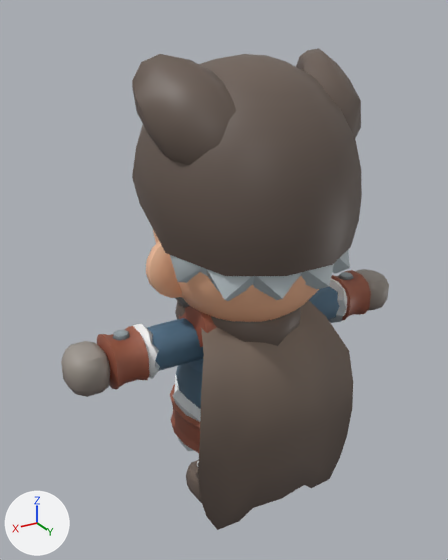
The glTF model packages/ade/src-tauri/nikverse-assets/levels/media/character_agent_barbarian.glb, before and after one commit.
One viewpoint serves both versions: a camera (50 mm lens) standing at (1.3, 1.99, 2.12) and looking at (0.03, -0.12, 1.06). The lights are fixed; the arrows at lower left show +X, +Y and +Z. The first picture is the older version. Objects named as collision shapes, trigger or cutter boxes, shadow casters or lower levels of detail are left out. Where no turn or scale is listed for an object, it has been applied to the vertices. Vertices at exactly the same position are counted once.

Objects in the first picture: 'Barbarian_Cape', 'Barbarian_Hat', 'agent_barbarian_lod0'.
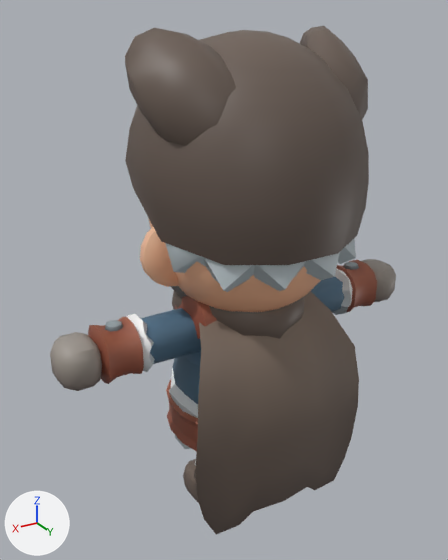
Where the newer file only moved an object's origin or applied its transform, the numbers keep the older frame.

The change, as a list of edits to the scene's bpy script:
```text
Change me_agent_barbarian_lod0_mesh:
    used by ob_agent_barbarian_lod0; location = (0.0, 0.0, 0.0)
    remove me_agent_barbarian_lod0_mesh.from_pydata(...)  # 2095 vertices, 4045 faces; spans x -0.79..0.79, y -0.43..0.37, z 0.0..1.77
    add me_agent_barbarian_lod0_mesh.from_pydata(...)  # 2095 vertices, 4045 faces; spans x -0.82..0.82, y -0.45..0.39, z 0.0..1.85
    me_agent_barbarian_lod0_mesh part 1: the whole mesh is scaled about the mesh origin by 1.05
Change ob_barbarian_hat:
    ob_barbarian_hat.location: (0.0, 0.0, 1.033) -> (0.0, 0.0, 1.069)
    ob_barbarian_hat.scale: (0.81, 0.81, 0.81) -> (0.848, 0.848, 0.848)
Change ob_barbarian_cape:
    ob_barbarian_cape.location: (0.0, 0.0, 1.033) -> (0.0, 0.0, 1.069)
    ob_barbarian_cape.scale: (0.81, 0.81, 0.81) -> (0.848, 0.848, 0.848)
```

Boxes (x1, y1, x2, y2) around the edits, measured in the pictures (448 x 560 px):
'Barbarian_Hat', moved, rescaled (6% wider): before (132, 48, 362, 301); after (125, 26, 369, 292)
'Barbarian_Cape', moved, rescaled: before (198, 300, 353, 530); after (195, 291, 359, 534)
'agent_barbarian_lod0', rescaled: before (61, 230, 389, 503); after (50, 218, 396, 503)
